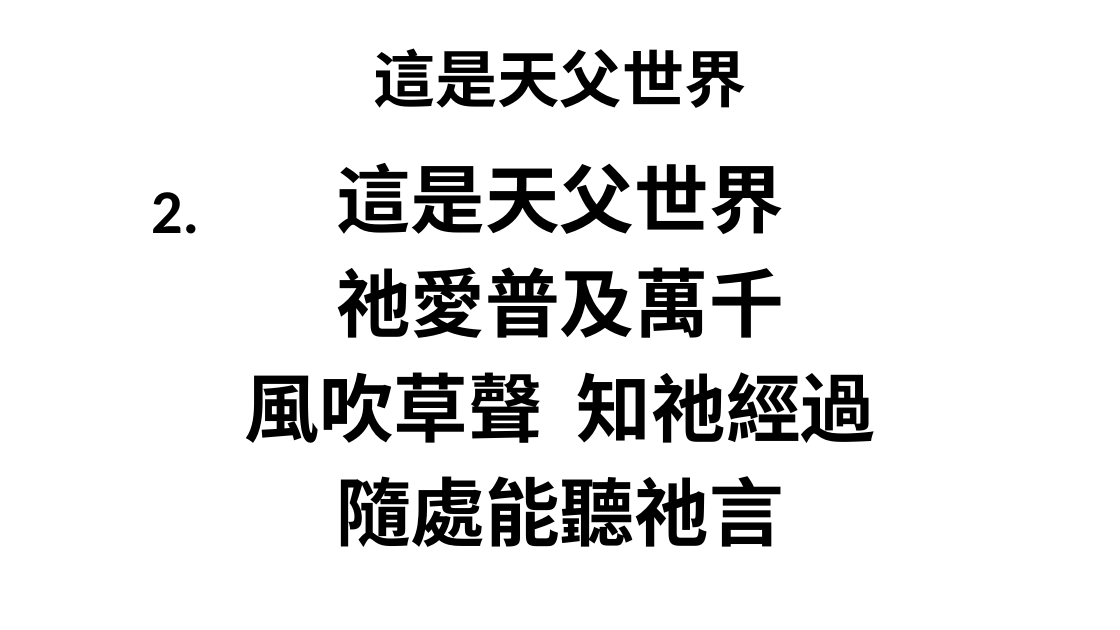
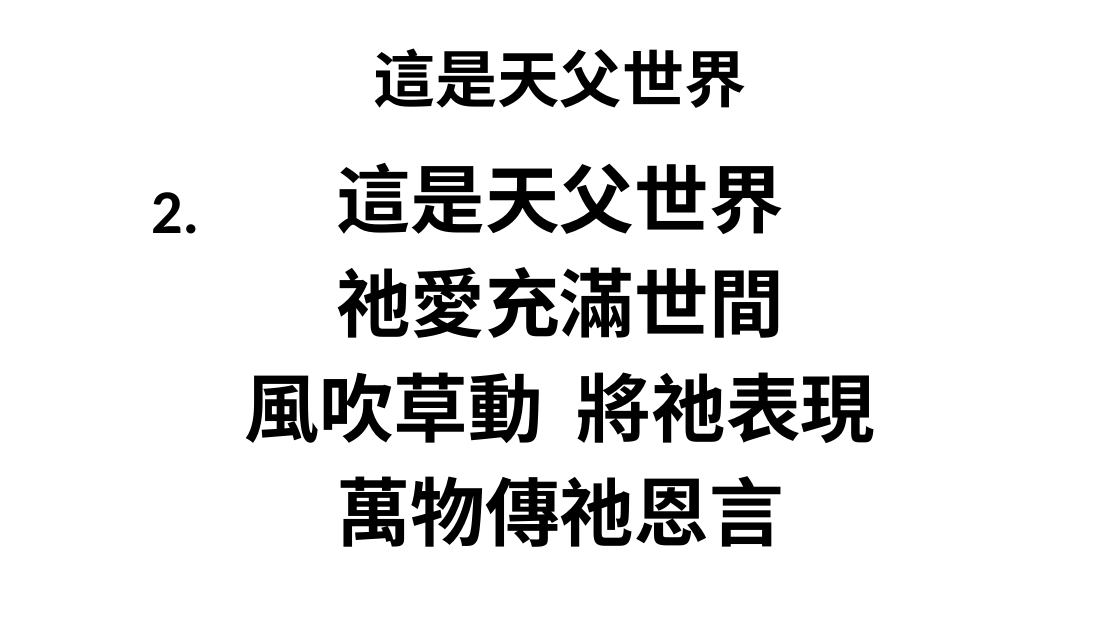
Before and after one commit to batisuoc/bible-school, a slide deck: slide 4 of 2020/10月.pptx. Drawn at 1120x630 pixels with LibreOffice and Linux fonts; fonts in the diff are those of the drawing; background and template pictures are left out. Boxes give left, top, right and bottom in pixels: in the first picture for what was removed or moved away, otherwise in the second. Text is boxed around its words. In the diff, an @@ line names an element or a change of style, - is before the commit and + after.

Commit message:
Update ppts

```diff
--- a/2020/10月.pptx
+++ b/2020/10月.pptx
@@ text at [244, 267, 876, 547]: text changed @@
-祂愛普及萬千
-風吹草聲 知祂經過
-隨處能聽祂言
+祂愛充滿世間
+風吹草動 將祂表現
+萬物傳祂恩言
```
Also in this commit, not shown: 5 other slides changed.
